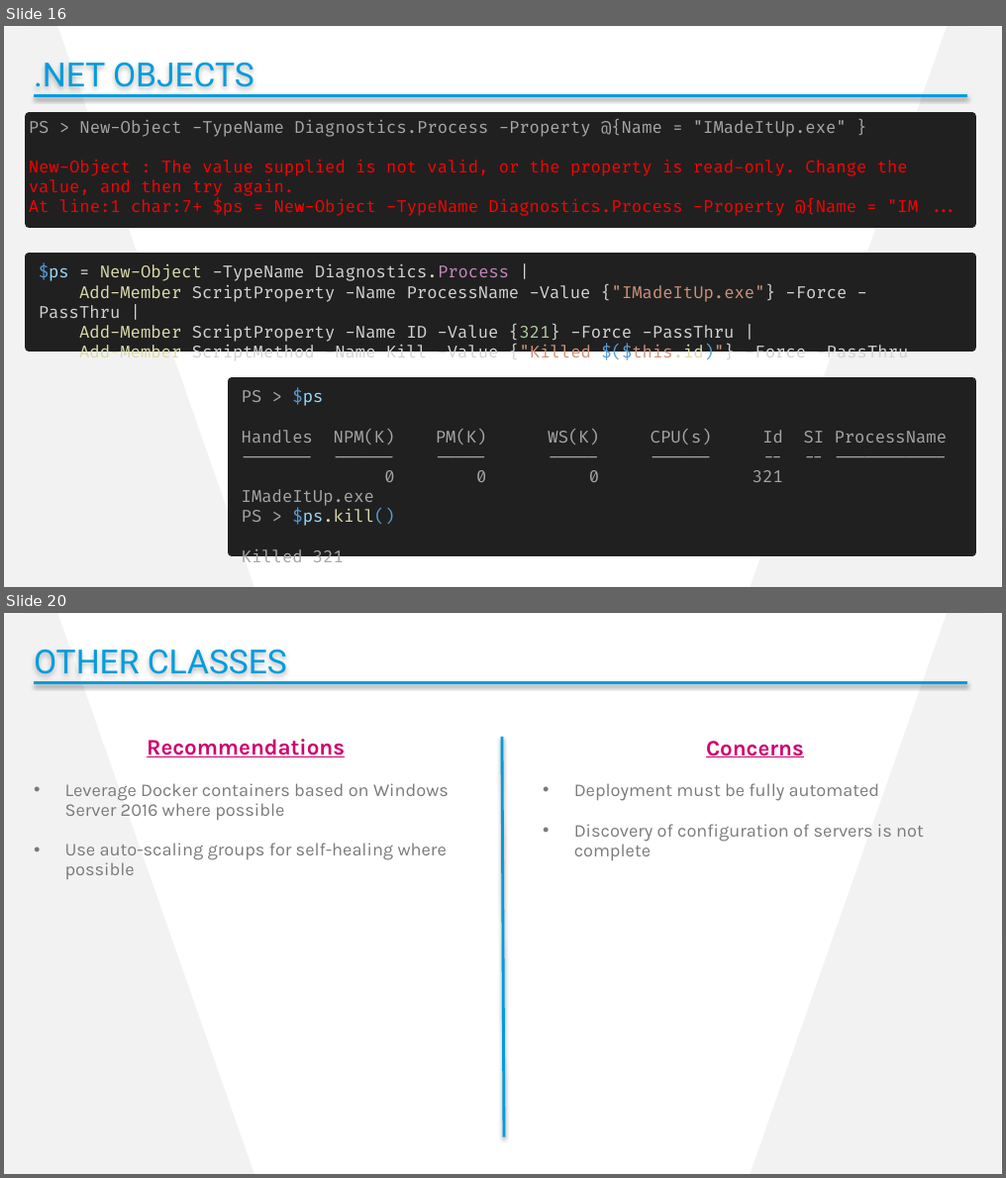
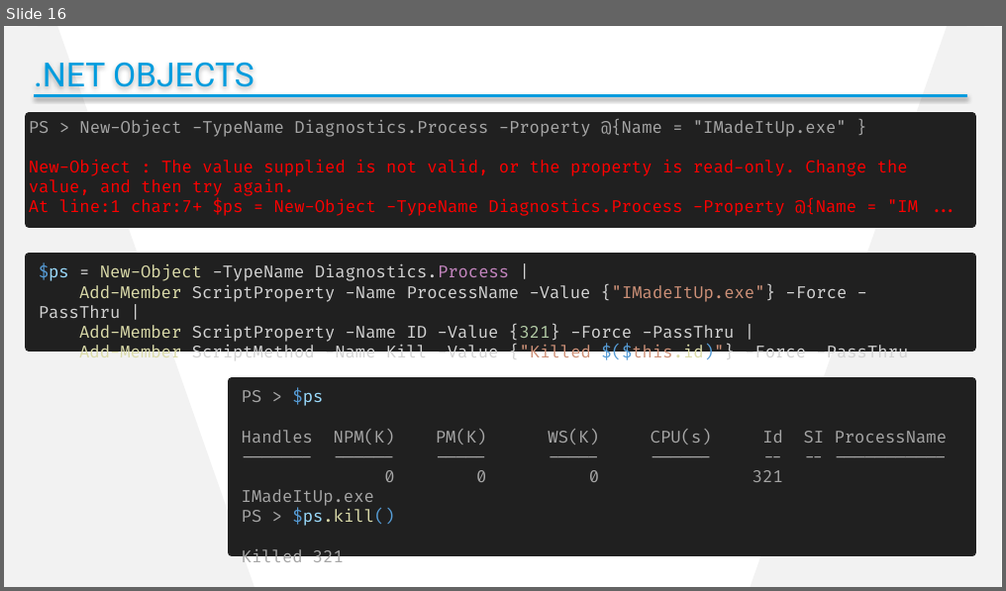
Before and after one commit to cdhunt/pssummit2017-mocking, a slide deck: Summit2017_Mocking.pptx. Shown one above the other, each under a label of ours: slides 16 and 20 before the commit, slide 16 after it; the slides between them are not shown. The pictures are 1006x1178 and 1006x591 pixels, drawn with LibreOffice and Linux fonts; fonts in the diff are those of the drawing; background and template pictures are left out. Boxes give left, top, right and bottom in pixels: in the first picture for what was removed or moved away, otherwise in the second. Text is boxed around its words. In the diff, an @@ line names an element or a change of style, - is before the commit and + after.

```diff
--- a/Summit2017_Mocking.pptx
+++ b/Summit2017_Mocking.pptx
@@ slide 20 removed at [4, 613, 1002, 1174], background #FFFFFF; not listed: 2 template elements that a slide beside it also shows @@
@@ text removed at [34, 649, 287, 674] @@
-OTHER CLASSES
@@ line removed from (34, 683) to (967, 683) @@
@@ text removed at [65, 739, 449, 879] @@
-Recommendations
-• Leverage Docker containers based on Windows Server 2016 where possible
-• Use auto-scaling groups for self-healing where possible
@@ line removed from (502, 737) to (504, 1138) @@
@@ text removed at [574, 741, 924, 861] @@
-Concerns
-• Deployment must be fully automated
-• Discovery of configuration of servers is not complete
```
Also in this commit, not shown: 7 slides changed, 3 other slides removed.
